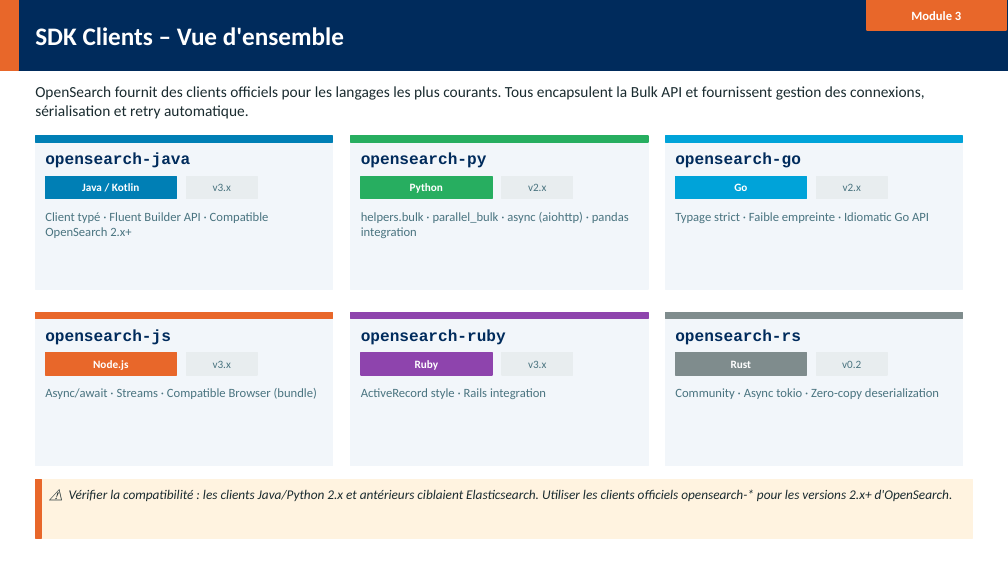
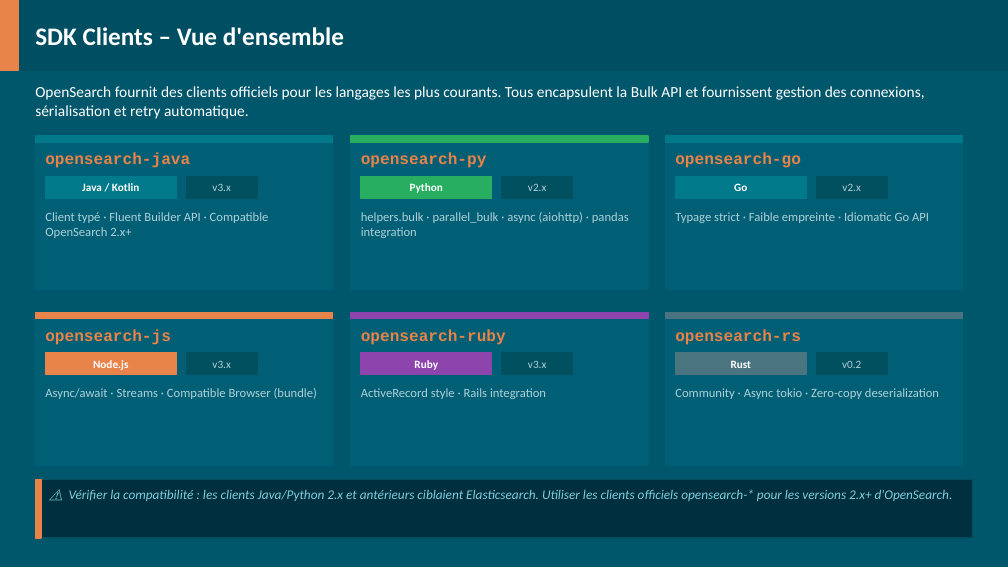
Before and after one commit to dthibau/opensearch, a slide deck: slide 76 of opensearch.pptx (slide 64 before the commit). Drawn at 1008x567 pixels with LibreOffice and Linux fonts; fonts in the diff are those of the drawing. Boxes give left, top, right and bottom in pixels: in the first picture for what was removed or moved away, otherwise in the second. Text is boxed around its words. In the diff, an @@ line names an element or a change of style, - is before the commit and + after.

```diff
--- a/opensearch.pptx
+++ b/opensearch.pptx
@@ background #FFFFFF to #00576B @@
@@ rectangle at bbox=[0, 0, 1008, 71]: fill #002B5C to #004E62; outline #002B5C 1 pt to #004E62 1 pt @@
@@ rectangle removed at bbox=[867, 0, 1006, 30] @@
@@ text removed at bbox=[911, 11, 961, 20] @@
-Module 3
@@ text "OpenSearch fournit des clients officiels ..." at bbox=[35, 86, 924, 119]: text colour #1A2B2F to #FFFFFF @@
@@ rectangle at bbox=[35, 136, 333, 142]: fill #007FB5 to #007A8A; outline #007FB5 1 pt to #007A8A 1 pt @@
@@ rectangle at bbox=[665, 136, 963, 142]: fill #00A3D9 to #007A8A; outline #00A3D9 1 pt to #007A8A 1 pt @@
@@ rectangle at bbox=[45, 176, 176, 199]: fill #007FB5 to #007A8A; outline #007FB5 1 pt to #007A8A 1 pt @@
@@ rectangle at bbox=[675, 176, 806, 199]: fill #00A3D9 to #007A8A; outline #00A3D9 1 pt to #007A8A 1 pt @@
@@ fill #F2F6FA to #005F75; outline #F2F6FA 1 pt to #005F75 1 pt in 6 elements at bbox=[35, 136, 333, 289], bbox=[351, 136, 648, 289], bbox=[665, 136, 963, 289], bbox=[35, 312, 333, 466], bbox=[351, 312, 648, 466], bbox=[665, 312, 963, 466] @@
@@ rectangle at bbox=[665, 312, 963, 319]: fill #7F8C8D to #4A7480; outline #7F8C8D 1 pt to #4A7480 1 pt @@
@@ text colour #002B5C to #E8834A in 6 elements at bbox=[45, 152, 190, 168], bbox=[361, 152, 487, 168], bbox=[675, 152, 801, 168], bbox=[45, 329, 171, 345], bbox=[361, 329, 506, 345], bbox=[675, 329, 801, 345] @@
@@ rectangle at bbox=[675, 353, 806, 375]: fill #7F8C8D to #4A7480; outline #7F8C8D 1 pt to #4A7480 1 pt @@
@@ fill #E8EDEF to #005060; outline #E8EDEF 1 pt to #005060 1 pt in 6 elements at bbox=[186, 176, 257, 199], bbox=[502, 176, 573, 199], bbox=[816, 176, 887, 199], bbox=[186, 353, 257, 375], bbox=[502, 353, 573, 375], bbox=[816, 353, 887, 375] @@
@@ text colour #4A7480 to #B0D0D8 in 12 elements at bbox=[212, 184, 230, 191], bbox=[45, 212, 269, 238], bbox=[528, 184, 546, 191], bbox=[361, 212, 629, 238], bbox=[842, 184, 860, 191], bbox=[675, 212, 929, 223], bbox=[212, 361, 230, 368], bbox=[45, 388, 317, 399], bbox=[528, 361, 546, 368], bbox=[361, 388, 546, 399], bbox=[842, 361, 861, 368], bbox=[675, 388, 939, 399] @@
@@ fill #E8672A to #E8834A; outline #E8672A 1 pt to #E8834A 1 pt in 4 elements at bbox=[0, 0, 18, 71], bbox=[35, 312, 333, 319], bbox=[45, 353, 176, 375], bbox=[35, 480, 41, 538] @@
@@ rectangle at bbox=[35, 480, 973, 538]: fill #FFF3E0 to #003040; outline #FFF3E0 1 pt to #005060 1 pt @@
@@ text "⚠ Vérifier la compatibilité : ..." at bbox=[69, 490, 953, 501]: text colour #1A2B2F to #80CCD8 @@
```
Also in this commit, not shown: 54 other slides changed, 130 slides added, 8 slides removed, 50 other files.
